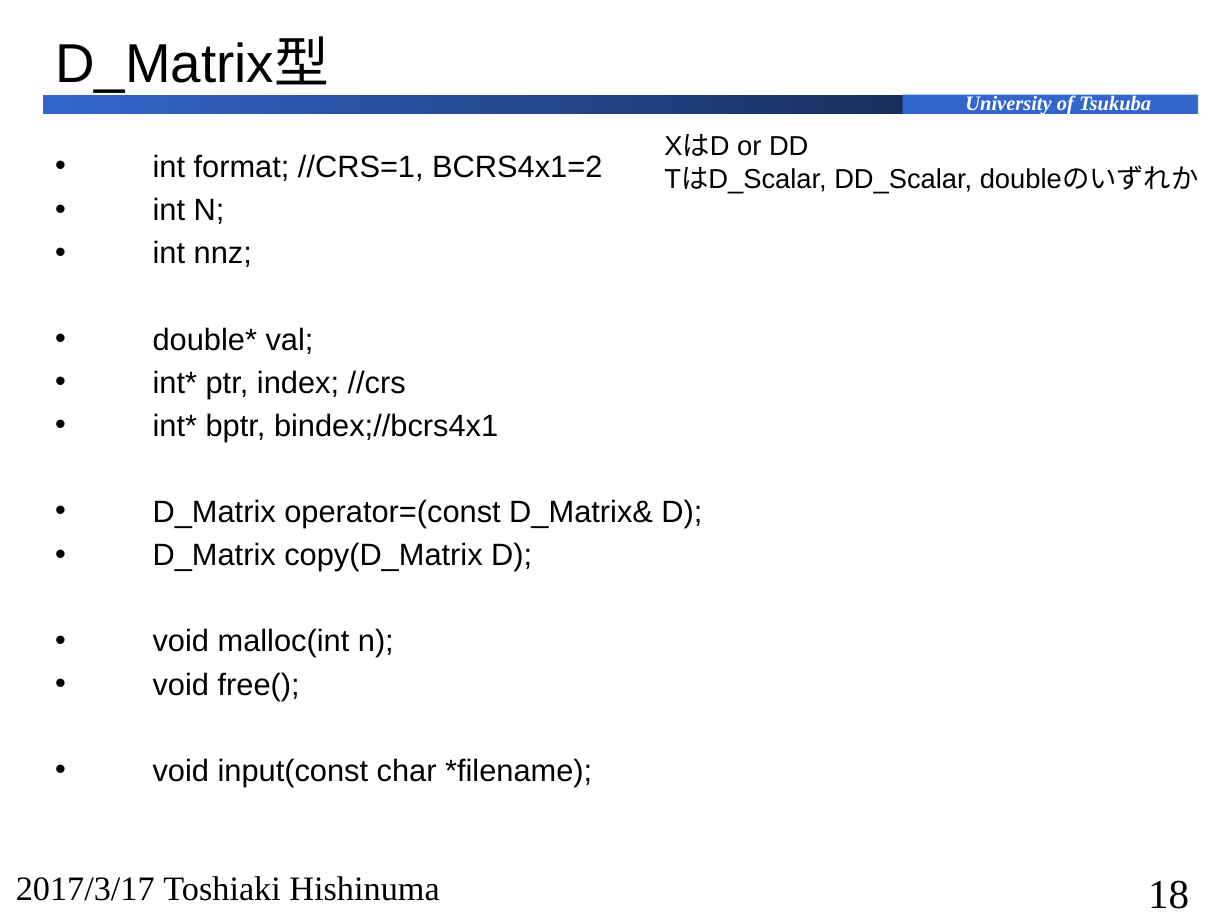
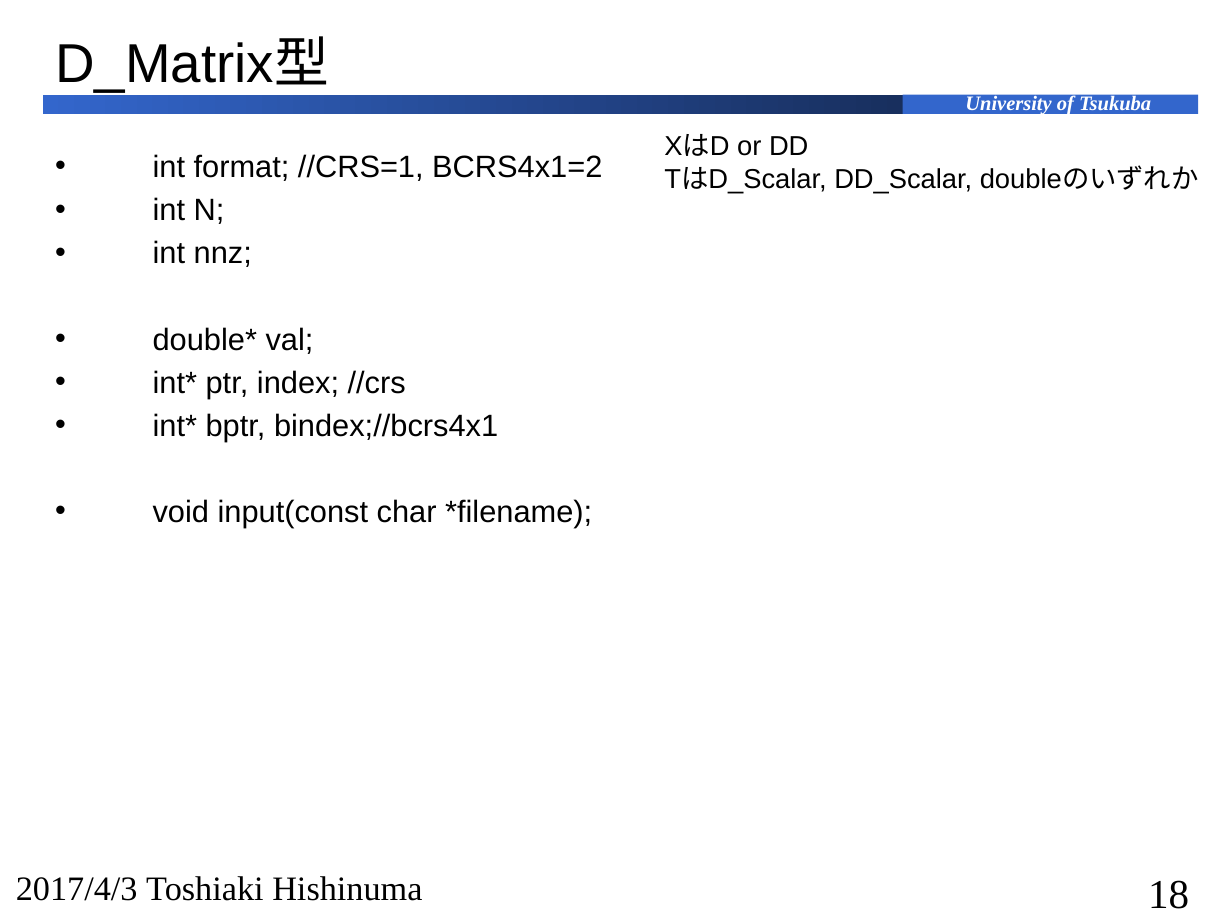
Before and after one commit to ota0410/dd-avx-v2-krylov, a slide deck: slide 18 of doc/DD-AVX.pptx. Drawn at 1232x924 pixels with LibreOffice and Linux fonts; fonts in the diff are those of the drawing. Boxes give left, top, right and bottom in pixels: in the first picture for what was removed or moved away, otherwise in the second. Text is boxed around its words. In the diff, an @@ line names an element or a change of style, - is before the commit and + after.

```diff
--- a/doc/DD-AVX.pptx
+++ b/doc/DD-AVX.pptx
@@ text at <box>153,499,702,700</box>: paragraphs removed @@
-• D_Matrix operator=(const D_Matrix& D);
-• D_Matrix copy(D_Matrix D);
-• void malloc(int n);
-• void free();
@@ text at <box>16,876,422,901</box>: text changed @@
-2017/3/17 Toshiaki Hishinuma
+2017/4/3 Toshiaki Hishinuma
```
Also in this commit, not shown: 22 other slides changed, 11 other files.
